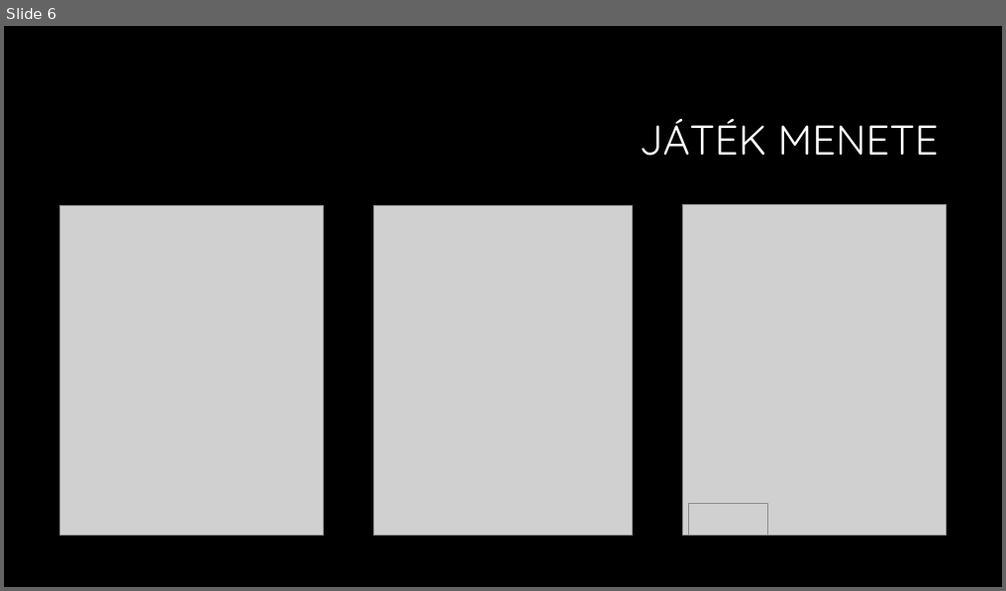
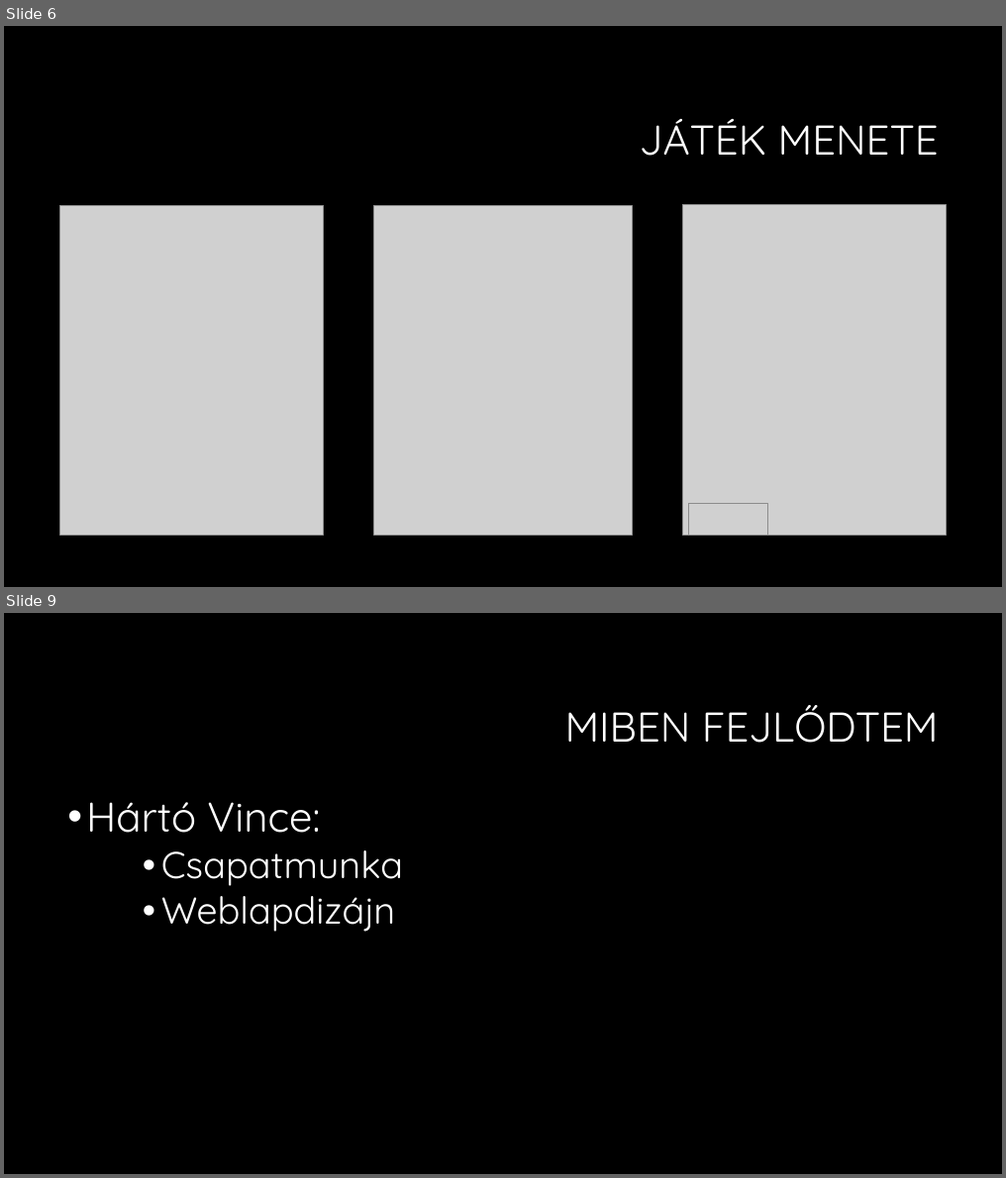
Before and after one commit to vincevince0/wizli, a slide deck: Amőba játék.pptx. Shown one above the other, each under a label of ours: slide 6 before the commit, slides 6 and 9 after it; the slides between them are not shown. The pictures are 1006x591 and 1006x1178 pixels, drawn with LibreOffice and Linux fonts; fonts in the diff are those of the drawing; grey boxes stand for pictures; background and template pictures are left out. Boxes give left, top, right and bottom in pixels: in the first picture for what was removed or moved away, otherwise in the second. Text is boxed around its words. In the diff, an @@ line names an element or a change of style, - is before the commit and + after.

```diff
--- a/Amőba játék.pptx
+++ b/Amőba játék.pptx
@@ slide 9 added at [4,613,1002,1174], background #000000 @@
@@ title added at [565,705,939,743], 40 pt, text #FFFFFF @@
+MIBEN FEJLŐDTEM
@@ text added at [86,802,403,932], 36 pt, text #FFFFFF @@
+• Hártó Vince:
+    • Csapatmunka
+    • Weblapdizájn
```
Also in this commit, not shown: 3 slides changed, 7 other slides added.
